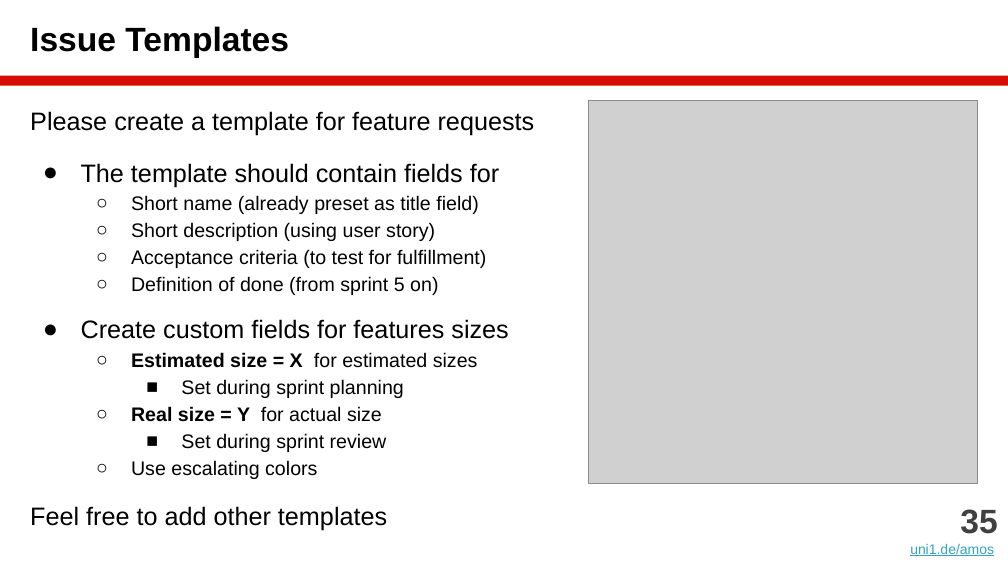
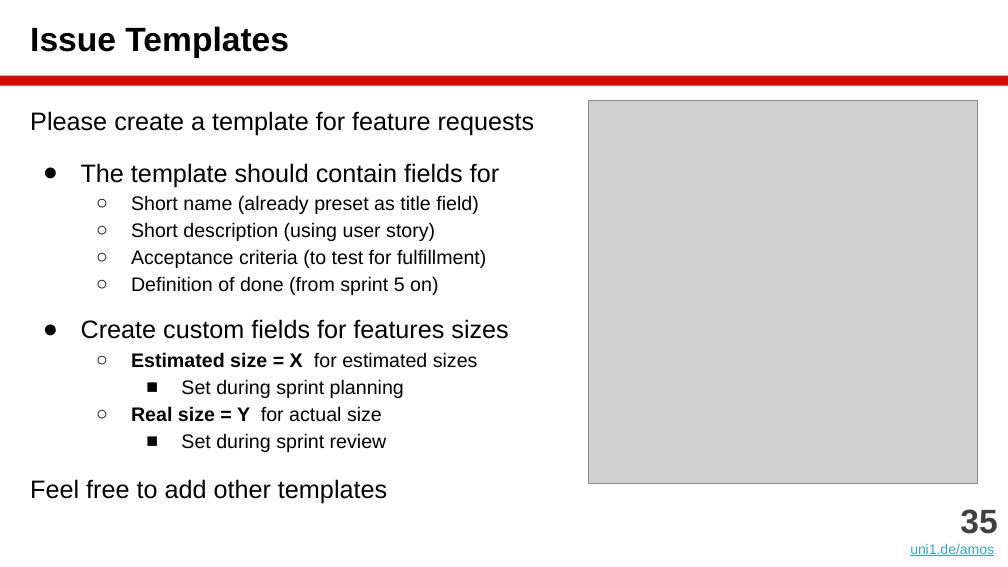
Before and after one commit to dirkriehle/amos-course, a slide deck: slide 35 of Lecture slides/AMOS B01 - Team and Tools.pptx. Drawn at 1008x567 pixels with LibreOffice and Linux fonts; fonts in the diff are those of the drawing; grey boxes stand for pictures. Boxes give left, top, right and bottom in pixels: in the first picture for what was removed or moved away, otherwise in the second. Text is boxed around its words. In the diff, an @@ line names an element or a change of style, - is before the commit and + after.

```diff
--- a/Lecture slides/AMOS B01 - Team and Tools.pptx
+++ b/Lecture slides/AMOS B01 - Team and Tools.pptx
@@ text at (131,460,317,479): paragraph removed @@
-  ○ Use escalating colors
```
Also in this commit, not shown: 1 other slide changed, 12 other files.
